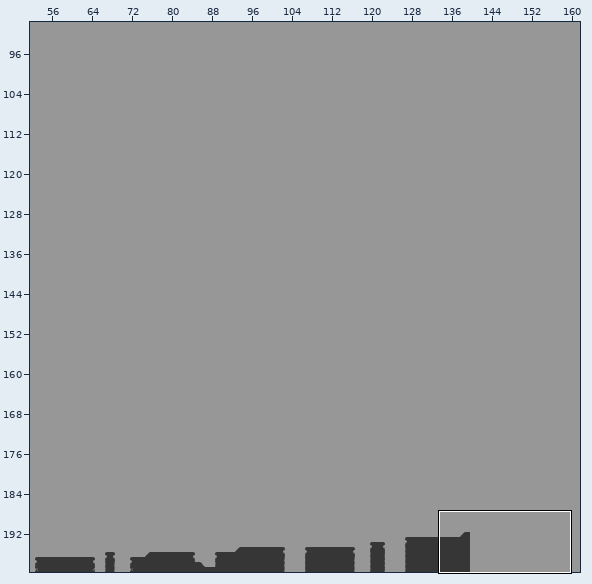
Tiled map: Metaphor_01/Assets/Maps/GameMap.tmx. Above: a wide view before the commit, with the close-up outlined.
Close-up. As it was:
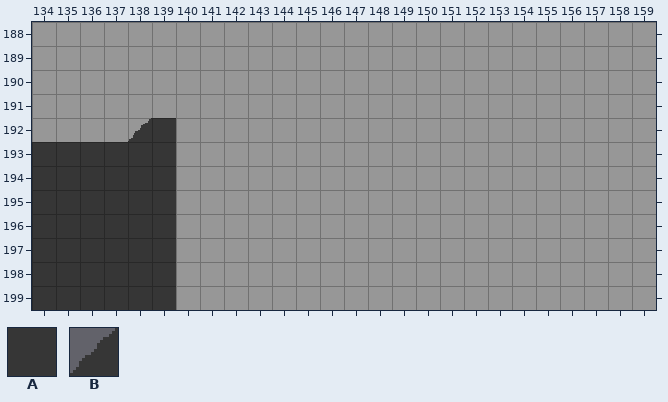
Cells are 16x16 px. Shown: x 134..159, y 188..199. The commit also changed other parts of the map, which this record leaves out.
Key: from "Greyscale": A 0, B 10.
_ is an empty cell.
Layers that did not change in this view are not listed.
Layer "Terrain" before, first column x 134:
188 __________________________
189 __________________________
190 __________________________
191 __________________________
192 ____BA____________________
193 AAAAAA____________________
194 AAAAAA____________________
195 AAAAAA____________________
196 AAAAAA____________________
197 AAAAAA____________________
198 AAAAAA____________________
199 AAAAAA____________________
After the commit:
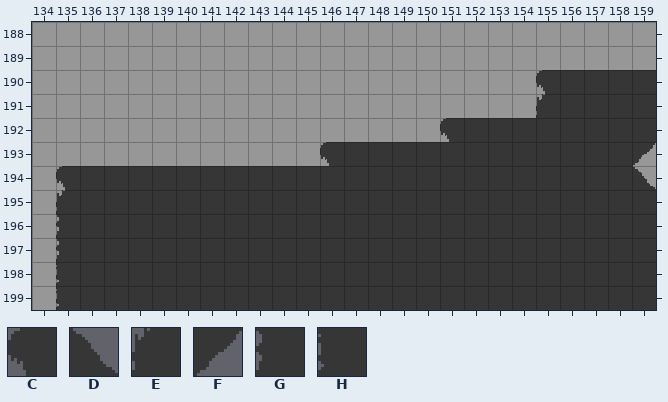
Further tiles: from "Greyscale": C 8, D 11, E 16, F 19, G 24, H 32.
Change:
Changed rows in their new state; . is an unchanged cell.
Layer "Terrain":
first column x 134:
190 .....................CAAAA
191 .....................EAAAA
192 ....__...........CAAAAAAAA
193 ______......CAAAAAAAAAAAAF
194 _C....AAAAAAAAAAAAAAAAAAAD
195 _E....AAAAAAAAAAAAAAAAAAAA
196 _G....AAAAAAAAAAAAAAAAAAAA
197 _G....AAAAAAAAAAAAAAAAAAAA
198 _H....AAAAAAAAAAAAAAAAAAAA
199 _H....AAAAAAAAAAAAAAAAAAAA
Changed places in both close-ups, as pixel boxes (x1, y1, x2, y2):
changed: (32, 70, 656, 310)
